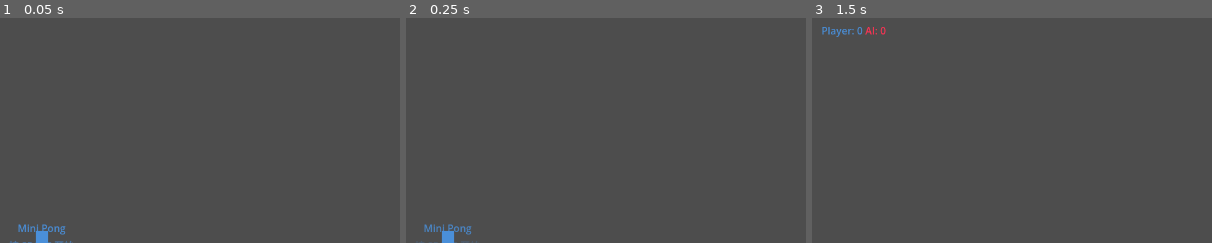
Above: before the commit, frames 1-3 (left to right).
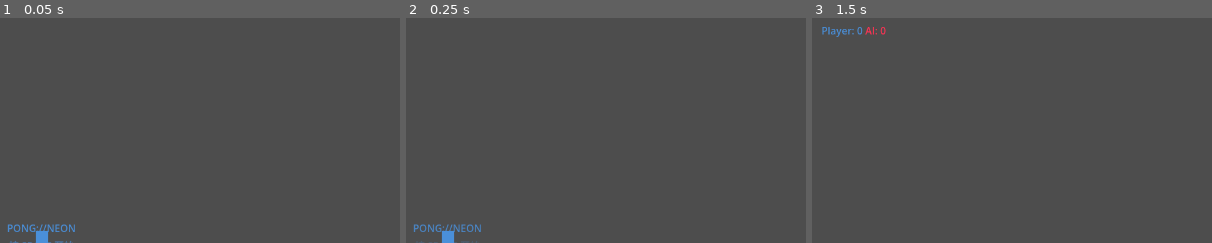
Above: after the commit, the same moments.

Repository: devvi/agent-game-test
Game: Godot game, scene res://scenes/Main.tscn
Two runs of this game, one before a commit and one after it. Both use one fixed random seed, a clock stepped at 60 frames per second and the inputs below.
Inputs:
- Up to frame 1 (0.05 s): no input
- Up to frame 2 (0.25 s): no input
- Up to frame 3 (1.5 s): tap Enter (ui_accept) at 0.5, 0.77 s; hold W (paddle_up) 0.53-1.28 s; hold S (paddle_down) from 1.28 s (still down)
The pictures show only the part of the screen within x 45-95%, y 1-51%; the shares and areas given below are measured in that part.

The runs differ from the first frame. In frame 1, 0.4% of the frame differs, in the area x 2-19%, y 91-97%; in frame 2, 0.4%; in frame 3, nothing differs.

Commit message:
taste(#378): B2 命名定稿 — PONG://NEON（用户选 1）
- project.godot config/name + Main.tscn/ui_start_menu.tscn TitleLabel → PONG://NEON
- 测试断言同步 (TC5-3)
- NAMING.md 定稿占位 + TASTE.md §4 B2 命名方向记录
- 本地验证: 1054 passed, 0 failed（含 100 局 Auto-Play）
- 定稿 PR 走 PR 流程: 触发 workflow-chain isParentHumanReview 防呆分支真实回归

Diff:
--- a/mini-pong/project.godot
+++ b/mini-pong/project.godot
@@ -10,7 +10,7 @@
 
 [application]
 
-config/name="Mini Pong"
+config/name="PONG://NEON"
 config/description="A classic Pong game implementation"
 run/main_scene="res://scenes/Main.tscn"
 config/features=PackedStringArray("4.7")
--- a/mini-pong/scenes/Main.tscn
+++ b/mini-pong/scenes/Main.tscn
@@ -99,7 +99,7 @@
 alignment = 1
 
 [node name="TitleLabel" type="Label" parent="StartMenu/CenterContainer/VBoxContainer"]
-text = "Mini Pong"
+text = "PONG://NEON"
 horizontal_alignment = 1
 font_size = 64
 modulate = Color(0.29, 0.56, 0.85, 1.0)
--- a/mini-pong/scenes/ui_start_menu.tscn
+++ b/mini-pong/scenes/ui_start_menu.tscn
@@ -18,7 +18,7 @@
 alignment = 1
 
 [node name="TitleLabel" type="Label" parent="CenterContainer/VBoxContainer"]
-text = "Mini Pong"
+text = "PONG://NEON"
 horizontal_alignment = 1
 theme_override_font_sizes/font_size = 64
 modulate = Color(0.29, 0.56, 0.85, 1.0)
--- a/mini-pong/tests/test_ui_system.gd
+++ b/mini-pong/tests/test_ui_system.gd
@@ -183,7 +183,7 @@
 	var title: Label = instance.get_node_or_null("CenterContainer/VBoxContainer/TitleLabel")
 	_assert(title != null, "TC5-2: TitleLabel exists")
 	if title:
-		_assert(title.text == "Mini Pong", "TC5-3: TitleLabel text is 'Mini Pong'")
+		_assert(title.text == "PONG://NEON", "TC5-3: TitleLabel text is 'PONG://NEON'")
 		_assert(title.horizontal_alignment == HORIZONTAL_ALIGNMENT_CENTER, "TC5-4: TitleLabel centered")
 		_assert(title.get("theme_override_font_sizes/font_size") >= 48, "TC5-5: TitleLabel font_size >= 48")
 
Not shown, changed: docs/NAMING.md
Not shown, changed: docs/TASTE.md
